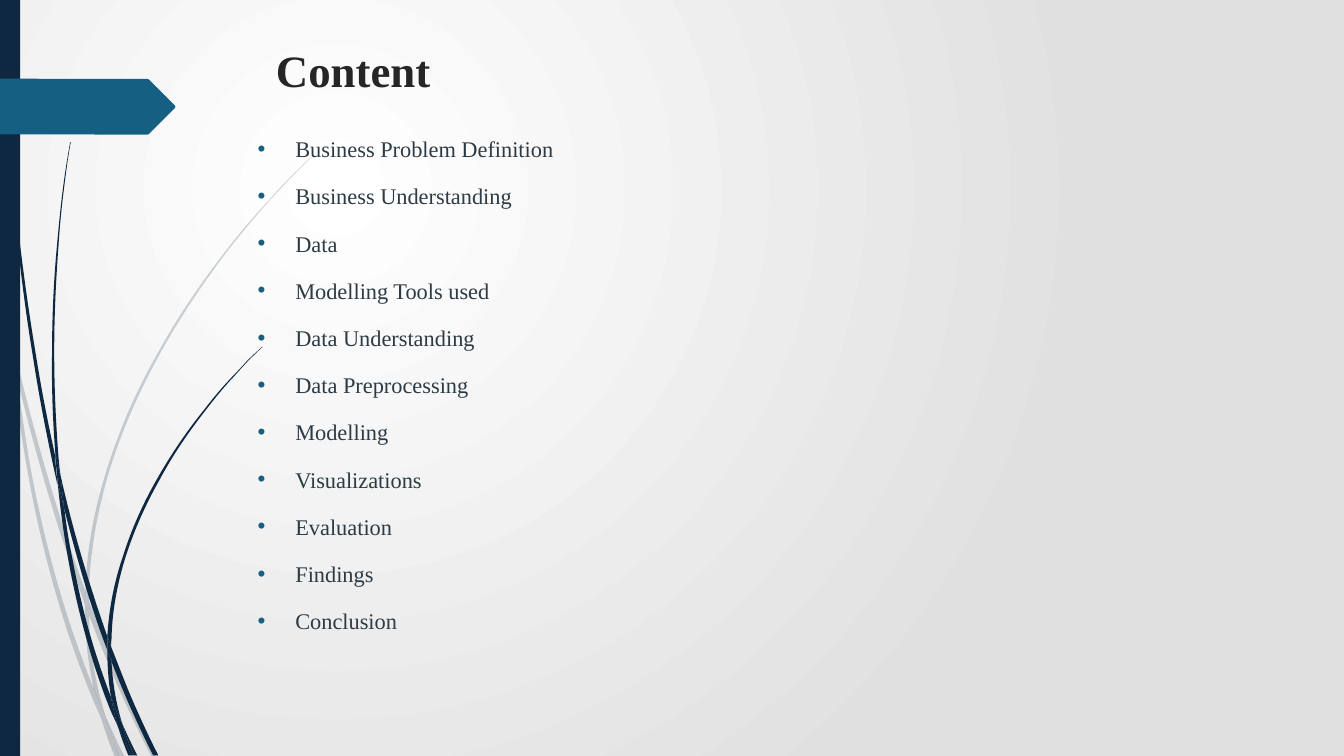
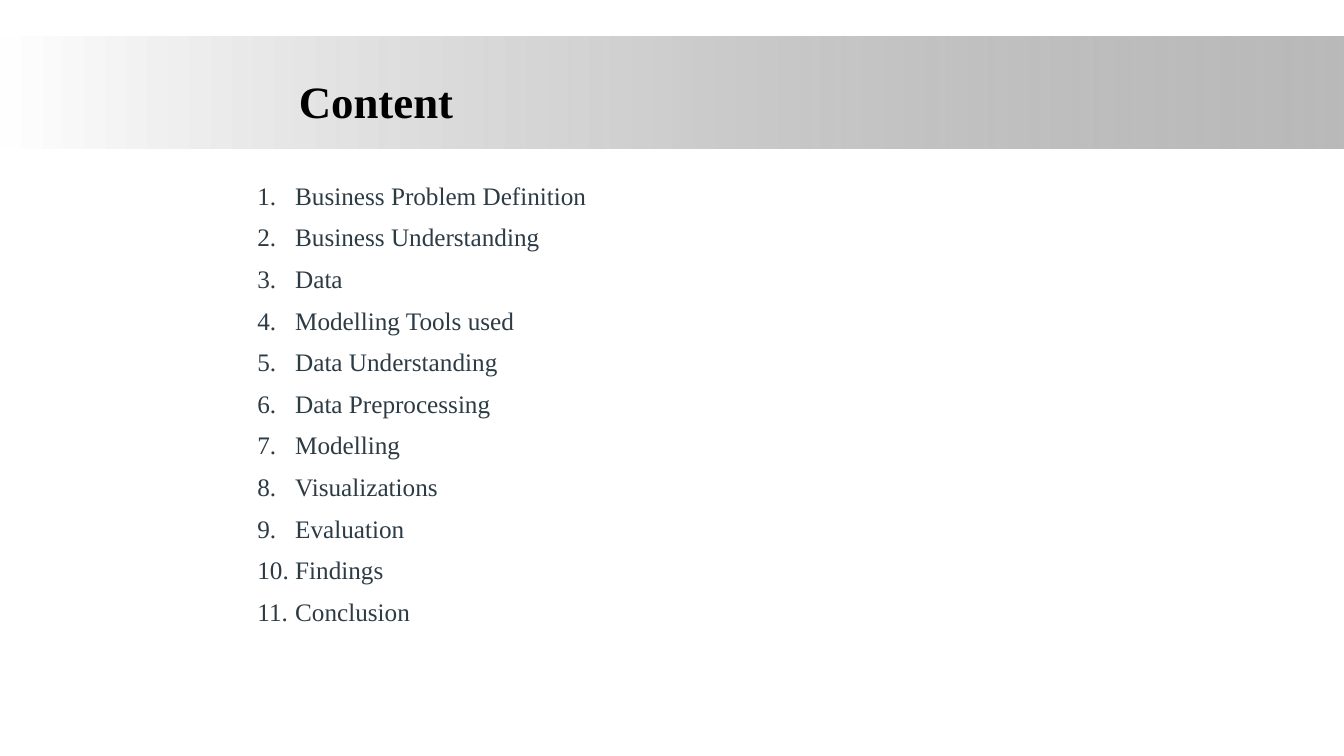
Before and after one commit to James-tech4/JAMES-PHASE-3-DSPT-8-PROJECT, a slide deck: slide 3 of Presentation.pptx (slide 2 before the commit). Drawn at 1344x756 pixels with LibreOffice and Linux fonts; fonts in the diff are those of the drawing; background and template pictures are left out. Boxes give left, top, right and bottom in pixels: in the first picture for what was removed or moved away, otherwise in the second. Text is boxed around its words. In the diff, an @@ line names an element or a change of style, - is before the commit and + after.

```diff
--- a/Presentation.pptx
+++ b/Presentation.pptx
@@ background gradient #FFFFFF to #E1E1E1 to #FFFFFF @@
@@ rectangle removed at (0,0,20,756) @@
@@ rectangle added at (0,36,1344,147), fill gradient #FFFFFF to #808080 @@
@@ title "Content": place and size @@
-title "Content" at (276,57,430,88)
+title "Content" at (299,88,453,119)
@@ title "Content" at (299,88,453,119): text colour #262626 to #000000; alignment left to centre; vertical alignment top to middle @@
@@ freeform shape removed at (0,79,175,134) @@
@@ text "Business Problem Definition" at (295,187,586,622): size 16 to 18 pt; bullet • to 1.; less space between paragraphs @@
@@ group removed at (0,154,315,756): 10 freeform shapes @@
@@ group removed at (3,0,262,756): 12 freeform shapes @@
```
Also in this commit, not shown: 21 other slides changed, 1 slide added, 1 other file.
